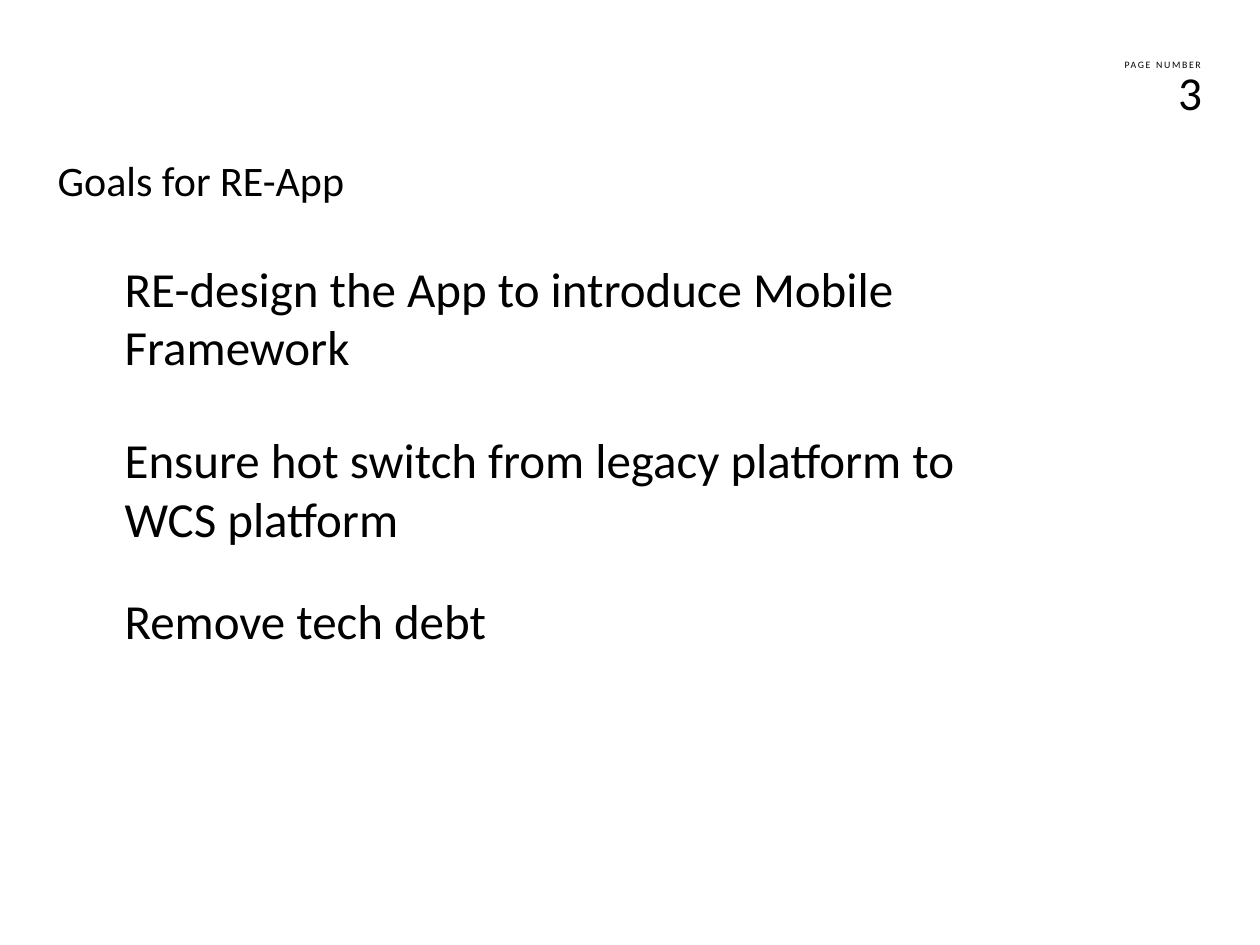
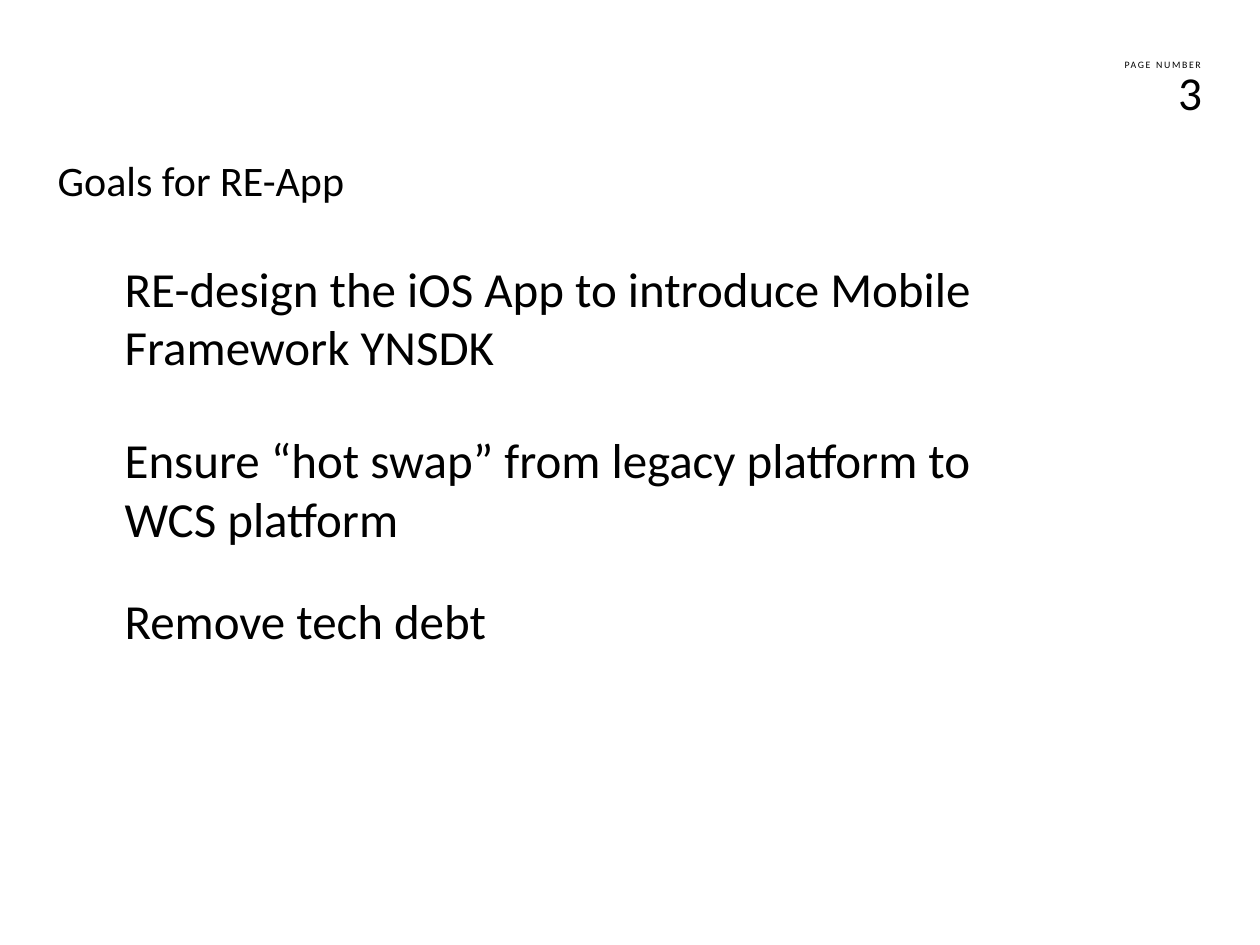
Before and after one commit to franco-melandri/ios-re-app, a slide deck: slide 3 of docs/iOS-re-app.pptx. Drawn at 1260x945 pixels with LibreOffice and Linux fonts; fonts in the diff are those of the drawing; background and template pictures are left out. Boxes give left, top, right and bottom in pixels: in the first picture for what was removed or moved away, otherwise in the second. Text is boxed around its words. In the diff, an @@ line names an element or a change of style, - is before the commit and + after.

```diff
--- a/docs/iOS-re-app.pptx
+++ b/docs/iOS-re-app.pptx
@@ text at (x1=125, y1=273, x2=970, y2=366): text changed @@
-RE-design the App to introduce Mobile Framework
+RE-design the iOS App to introduce Mobile Framework YNSDK
@@ text at (x1=125, y1=443, x2=970, y2=545): text changed @@
-Ensure hot switch from legacy platform to WCS platform
+Ensure “hot swap” from legacy platform to WCS platform
```
Also in this commit, not shown: 2 other slides changed.
